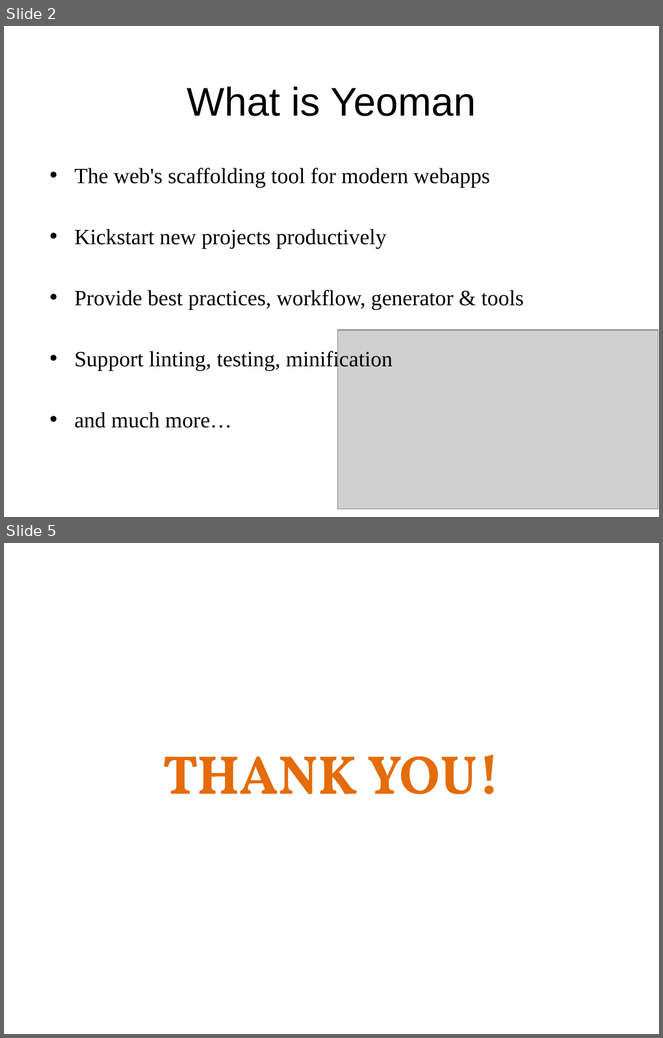
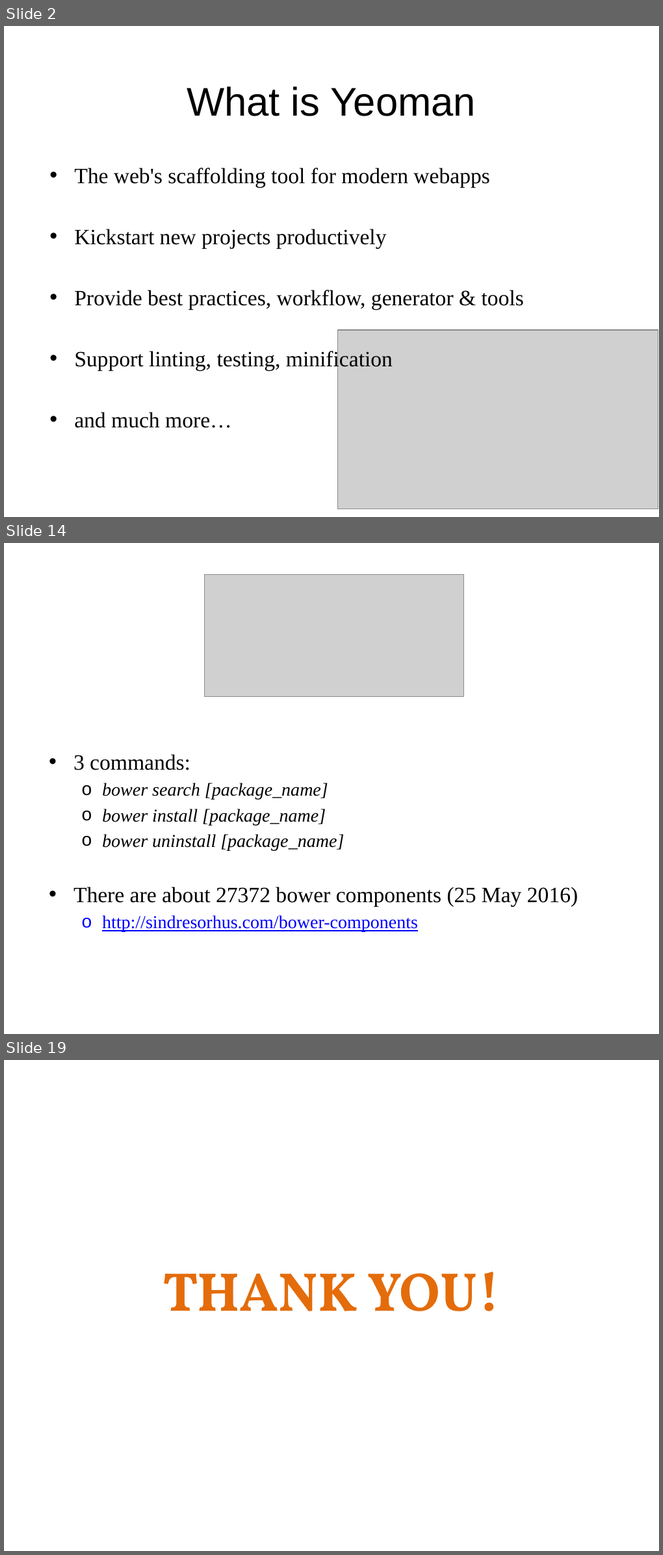
Before and after one commit to sonvq-qsoftvn/angularjs-training, a slide deck: QS_Training_AngularJS_Yeoman, Grunt, Gulp - SonVQ.pptx. Shown one above the other, each under a label of ours: slides 2 and 5 before the commit, slides 2, 14 and 19 after it; the slides between them are not shown. The pictures are 663x1038 and 663x1555 pixels, drawn with LibreOffice and Linux fonts; fonts in the diff are those of the drawing; grey boxes stand for pictures; background and template pictures are left out. Boxes give left, top, right and bottom in pixels: in the first picture for what was removed or moved away, otherwise in the second. Text is boxed around its words. In the diff, an @@ line names an element or a change of style, - is before the commit and + after.

```diff
--- a/QS_Training_AngularJS_Yeoman, Grunt, Gulp - SonVQ.pptx
+++ b/QS_Training_AngularJS_Yeoman, Grunt, Gulp - SonVQ.pptx
@@ slide 14 added at [4, 543, 659, 1034], background picture (left out) @@
@@ picture added at [204, 574, 464, 697] @@
@@ text added at [74, 754, 578, 932], 20 pt, text #000000 @@
+• 3 commands:
+  o bower search [package_name]
+  o bower install [package_name]
+  o bower uninstall [package_name]
+• There are about 27372 bower components (25 May 2016)
+  o http://sindresorhus.com/bower-components
@@ what was slide 5 is now slide 19 @@
```
Also in this commit, not shown: 2 slides changed, 14 other slides added, 1 slide removed, 4 other files.
